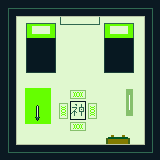
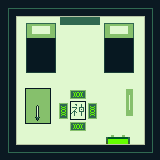
Layered file, before and after one edit (w=160, h=160). Changes by layer:
painted on "Layer 3" over [25, 17, 133, 144]
painted on "Layer 2" over [25, 88, 51, 124]
